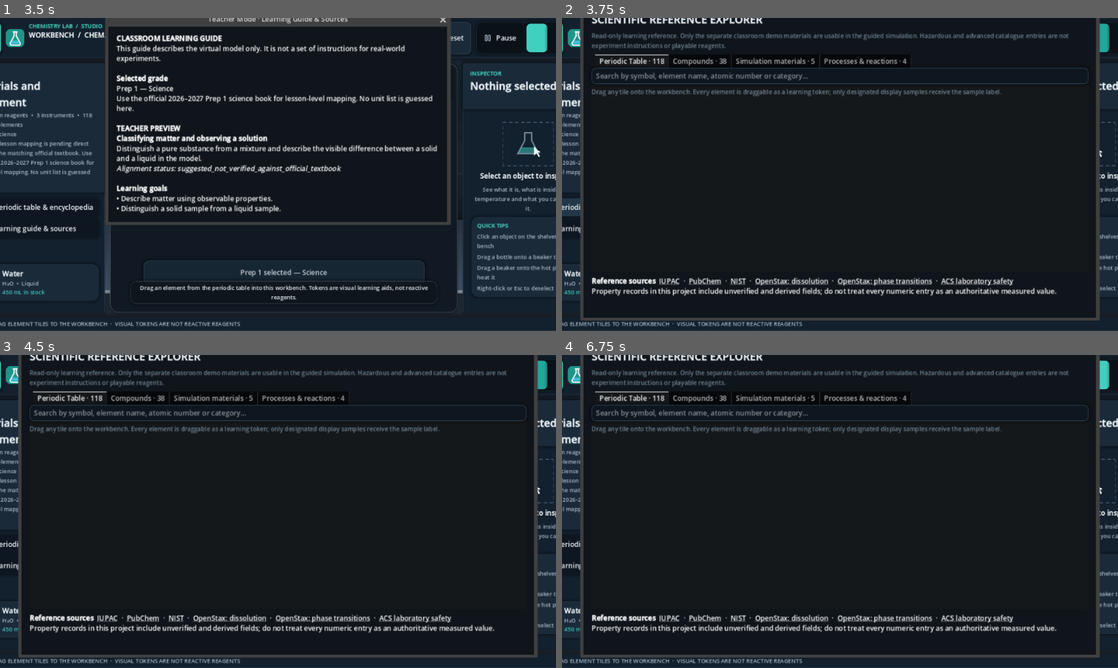
Above: before the commit, frames 1-4 (two rows, left to right).
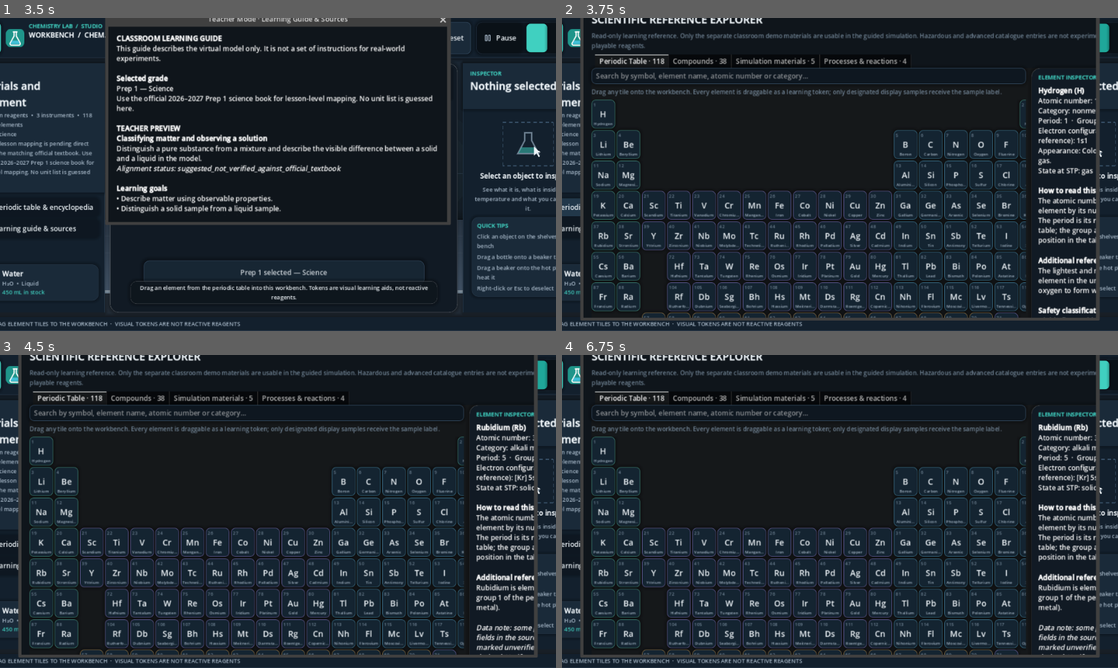
Above: after the commit, the same moments.

Repository: KareemMohammadeen/chemistry-lab-2d
Game: Godot game, scene res://scenes/main.tscn
Two runs of this game, one before a commit and one after it. Both use one fixed random seed, a clock stepped at 60 frames per second and the inputs below.
Inputs (mouse positions are in pixels of both pictures, inside the frame that each line leads up to):
- Up to frame 1 (3.5 s): click "Start Classroom Demo" at 0.5 s; click "Prep 1" at 1.25 s; click "Teacher Guide" at 2 s; click (539, 36) at 2.75 s
- Up to frame 2 (3.75 s): click "Open periodic table & encyclo…" at 3.5 s
- Up to frame 3 (4.5 s): click "Learning guide & sources" at 4.25 s
- Up to frame 4 (6.75 s): click "Prep 1" at 5 s; click "Teacher Guide" at 5.75 s; click (1101, 373) at 6.5 s

Frame 1 is identical in both runs. In frame 2, 18% of the frame differs, in the area x 5-97%, y 4-96%; in frame 3, 18%; in frame 4, 18%.
Error before the commit: Parse Error: Identifier "payload" not declared in the current scope. (res://scripts/ui/element_reference_card.gd:90)

Commit message:
Fix periodic element drag payload scope

Diff:
--- a/scripts/ui/element_reference_card.gd
+++ b/scripts/ui/element_reference_card.gd
@@ -63,7 +63,8 @@
 func _get_drag_data(_at_position: Vector2) -> Variant:
 	if element == null:
 		return null
-		var payload := {
+
+	var payload: Dictionary = {
 		"kind": "periodic_element",
 		"symbol": element.id,
 		"name": element.display_name,
@@ -79,12 +80,18 @@
 		"display_only_sample": true,
 		"simulation_reagent": false
 	}
+
 	var preview := PanelContainer.new()
 	preview.custom_minimum_size = Vector2(104.0, 68.0)
-	preview.add_theme_stylebox_override("panel", LabTheme.box(Color("#132635"), _accent_for(element.block), 2, 12, 10, 8))
+	preview.mouse_filter = Control.MOUSE_FILTER_IGNORE
+	preview.add_theme_stylebox_override(
+		"panel",
+		LabTheme.box(Color("#132635"), _accent_for(element.block), 2, 12, 10, 8)
+	)
 	var label := Label.new()
 	label.text = "%s  ·  %s" % [element.id, element.display_name]
 	label.add_theme_color_override("font_color", LabColors.TEXT_PRIMARY)
+	label.mouse_filter = Control.MOUSE_FILTER_IGNORE
 	preview.add_child(label)
 	set_drag_preview(preview)
 	return payload
